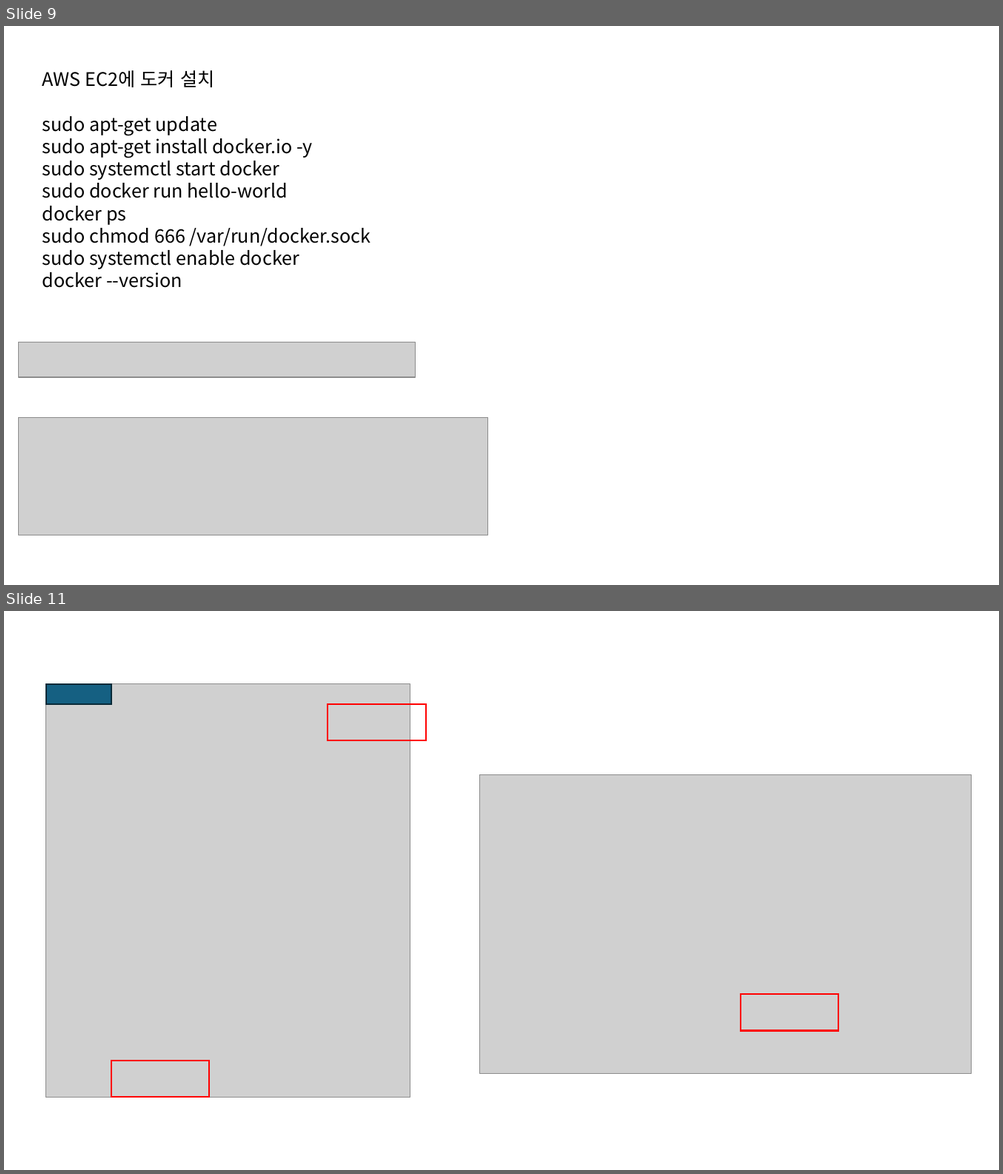
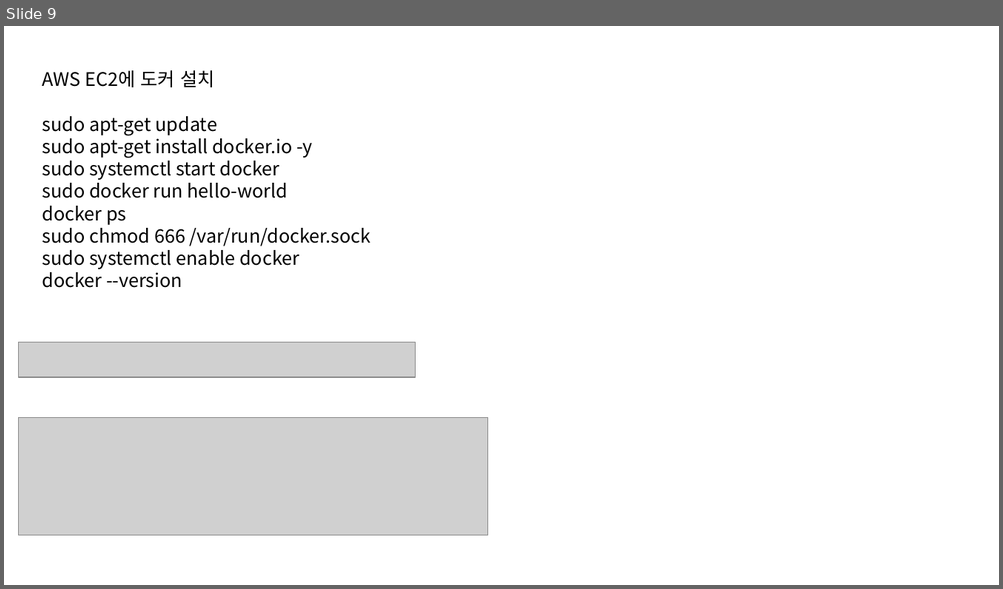
Before and after one commit to sonsungjong/reactjs-app, a slide deck: AWS배포 샘플.pptx. Shown one above the other, each under a label of ours: slides 9 and 11 before the commit, slide 9 after it; the slides between them are not shown. The pictures are 1003x1174 and 1003x589 pixels, drawn with LibreOffice and Linux fonts; fonts in the diff are those of the drawing; grey boxes stand for pictures. Boxes give left, top, right and bottom in pixels: in the first picture for what was removed or moved away, otherwise in the second. Text is boxed around its words. In the diff, an @@ line names an element or a change of style, - is before the commit and + after.

```diff
--- a/AWS배포 샘플.pptx
+++ b/AWS배포 샘플.pptx
@@ slide 11 removed at (4,611,999,1170), background #FFFFFF @@
@@ picture removed at (46,684,410,1097) @@
@@ rectangle removed at (46,684,111,704) @@
@@ rectangle removed at (328,704,427,741) @@
@@ picture removed at (480,775,972,1074) @@
@@ rectangle removed at (740,994,839,1031) @@
@@ rectangle removed at (111,1061,209,1097) @@
```
Also in this commit, not shown: 10 slides changed, 8 slides added, 9 other slides removed.
